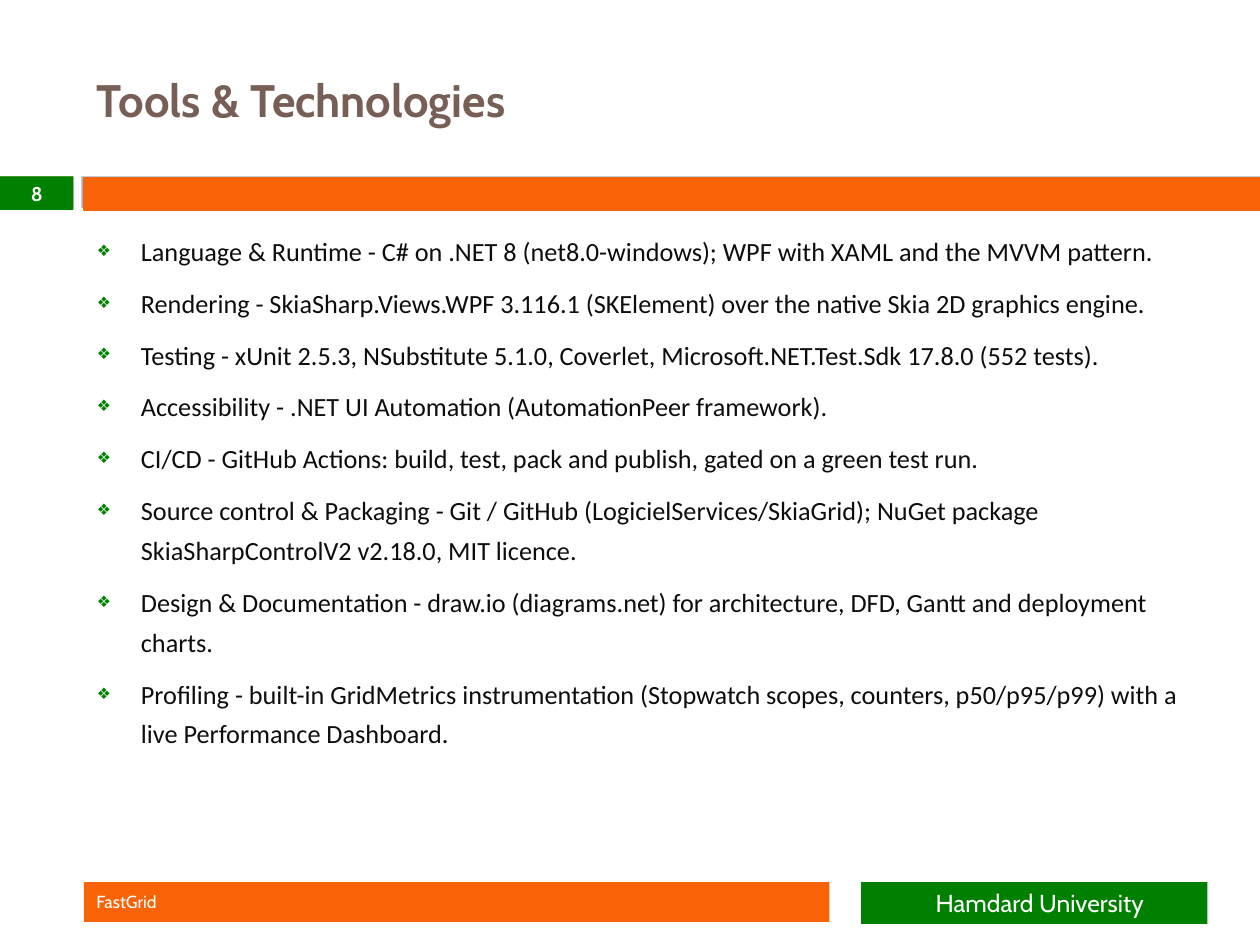
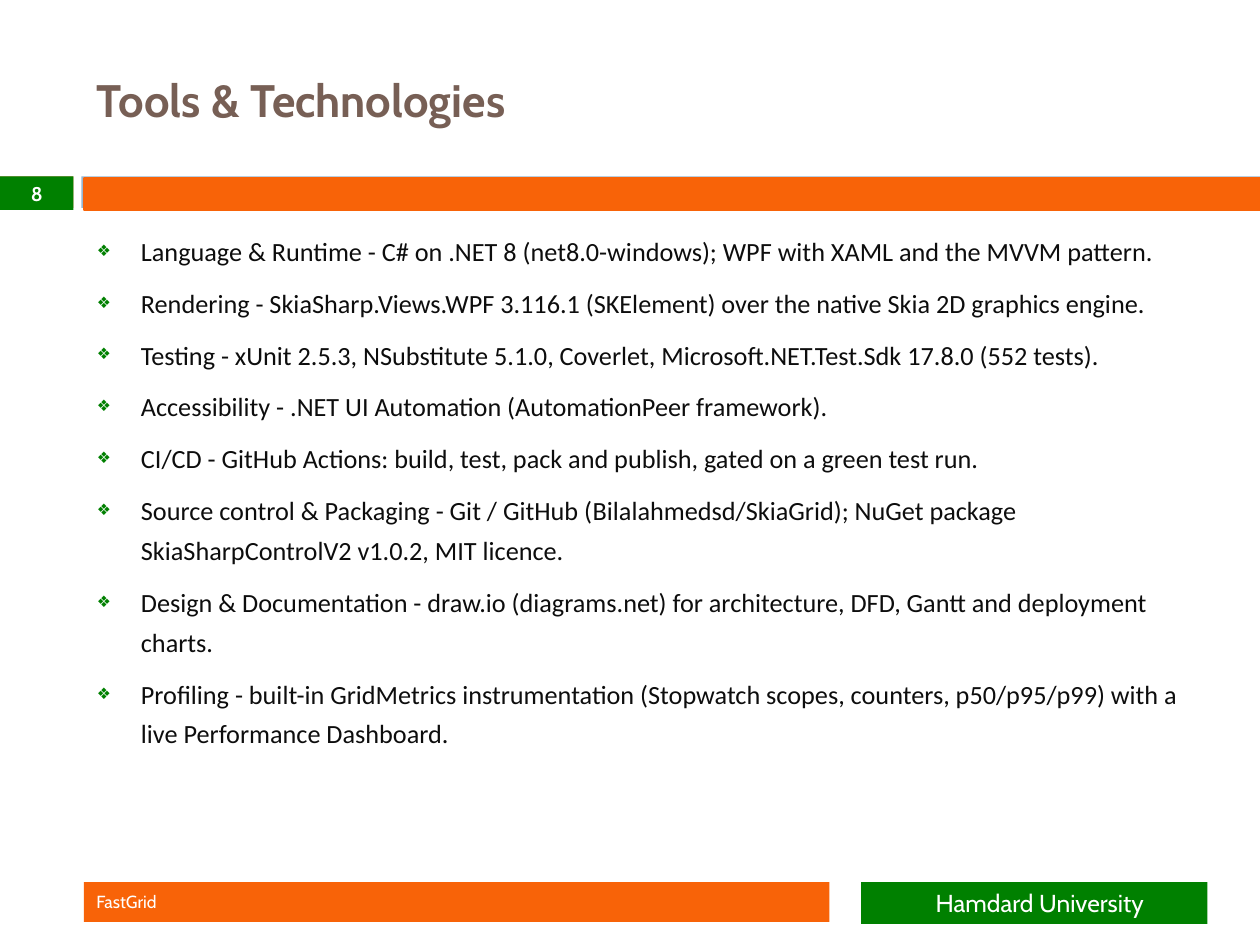
Before and after one commit to bilalahmedsd/SkiaGrid, a slide deck: slide 8 of FYP document/FastGrid_FYP1_Defense_UPDATED.pptx. Drawn at 1260x945 pixels with LibreOffice and Linux fonts; fonts in the diff are those of the drawing; background and template pictures are left out. Boxes give left, top, right and bottom in pixels: in the first picture for what was removed or moved away, otherwise in the second. Text is boxed around its words. In the diff, an @@ line names an element or a change of style, - is before the commit and + after.

```diff
--- a/FYP document/FastGrid_FYP1_Defense_UPDATED.pptx
+++ b/FYP document/FastGrid_FYP1_Defense_UPDATED.pptx
@@ text at (x1=141, y1=501, x2=1017, y2=565): text changed @@
-❖ Source control & Packaging - Git / GitHub (LogicielServices/SkiaGrid); NuGet package SkiaSharpControlV2 v2.18.0, MIT licence.
+❖ Source control & Packaging - Git / GitHub (Bilalahmedsd/SkiaGrid); NuGet package SkiaSharpControlV2 v1.0.2, MIT licence.
```
Also in this commit, not shown: 7 other slides changed.
